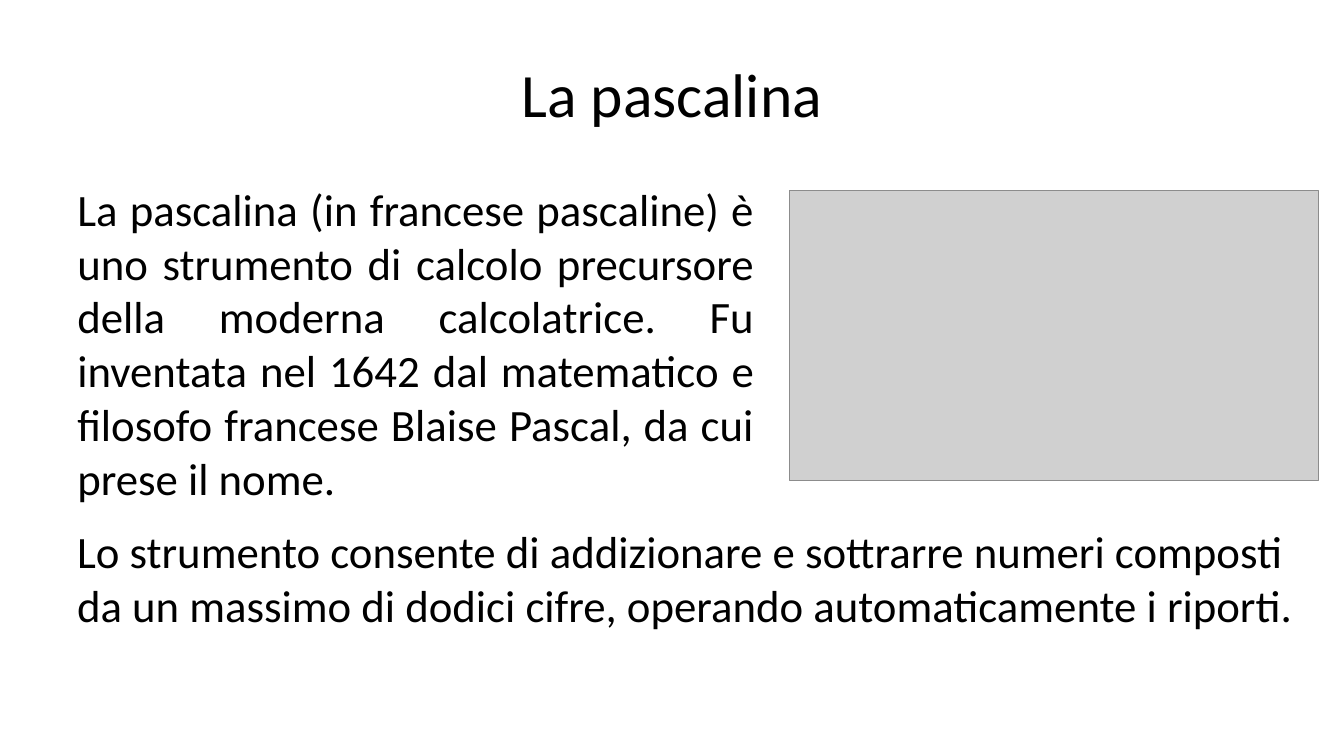
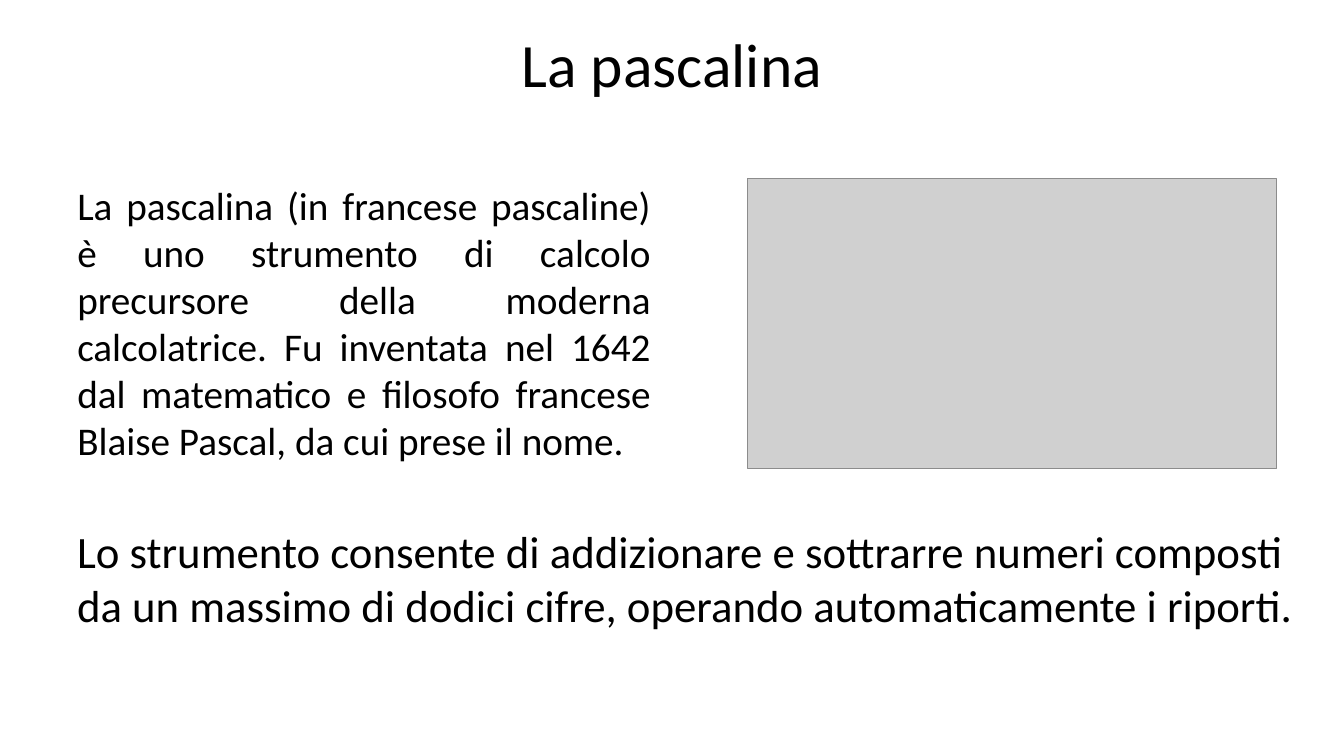
Before and after one commit to informaticacrilazio/sitedesign, a slide deck: slide 29 of CorsoCRI/Modulo_01_Lezione_01_Informatica.pptx. Drawn at 1344x756 pixels with LibreOffice and Linux fonts; fonts in the diff are those of the drawing; grey boxes stand for pictures. Boxes give left, top, right and bottom in pixels: in the first picture for what was removed or moved away, otherwise in the second. Text is boxed around its words. In the diff, an @@ line names an element or a change of style, - is before the commit and + after.

```diff
--- a/CorsoCRI/Modulo_01_Lezione_01_Informatica.pptx
+++ b/CorsoCRI/Modulo_01_Lezione_01_Informatica.pptx
@@ title "La pascalina": place and size @@
-title "La pascalina" at (522, 74, 822, 127)
+title "La pascalina" at (522, 44, 822, 97)
@@ text "La pascalina (in francese pascaline) ..." at (77, 191, 651, 462): size 32 to 28 pt @@
@@ picture: place and size @@
-picture at (789, 191, 1319, 481)
+picture at (748, 178, 1277, 469)
```
Also in this commit, not shown: 65 other slides changed.
